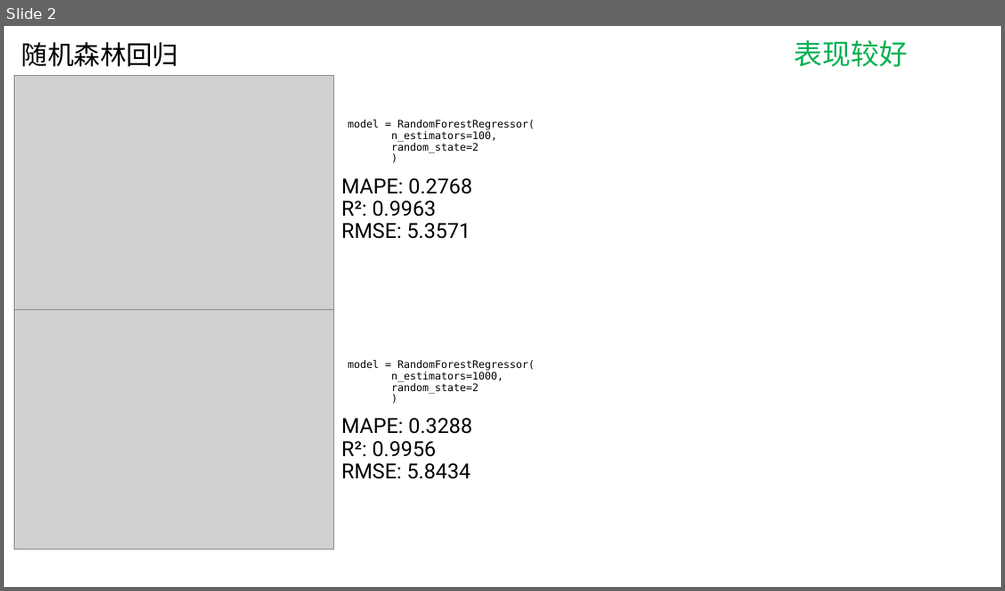
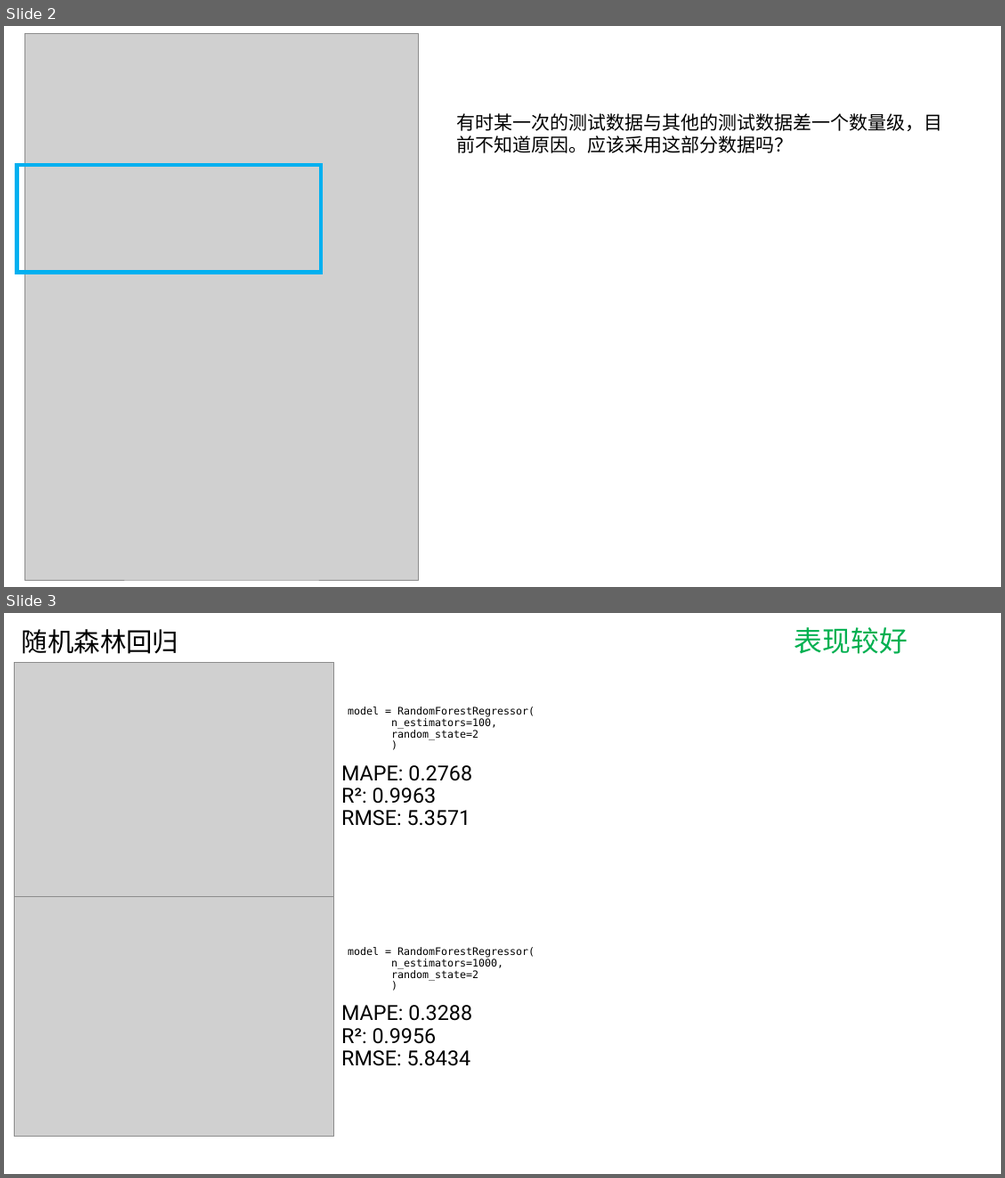
Before and after one commit to AE-26710/Time-Prediction, a slide deck: R5.pptx. Shown one above the other, each under a label of ours: slide 2 before the commit, slides 2 and 3 after it. The pictures are 1005x591 and 1005x1178 pixels, drawn with LibreOffice and Linux fonts; fonts in the diff are those of the drawing; grey boxes stand for pictures. Boxes give left, top, right and bottom in pixels: in the first picture for what was removed or moved away, otherwise in the second. Text is boxed around its words. In the diff, an @@ line names an element or a change of style, - is before the commit and + after.

```diff
--- a/R5.pptx
+++ b/R5.pptx
@@ slide 2 added at [4, 26, 1001, 587], background #FFFFFF @@
@@ picture added at [25, 33, 418, 580] @@
@@ text added at [456, 113, 942, 153], 18 pt, text #000000 @@
+有时某一次的测试数据与其他的测试数据差一个数量级，目前不知道原因。应该采用这部分数据吗？
@@ rectangle added at [17, 165, 321, 273], outline #00B0F0 4 pt @@
@@ what was slide 2 is now slide 3 @@
```
Also in this commit, not shown: 1 slide changed.
